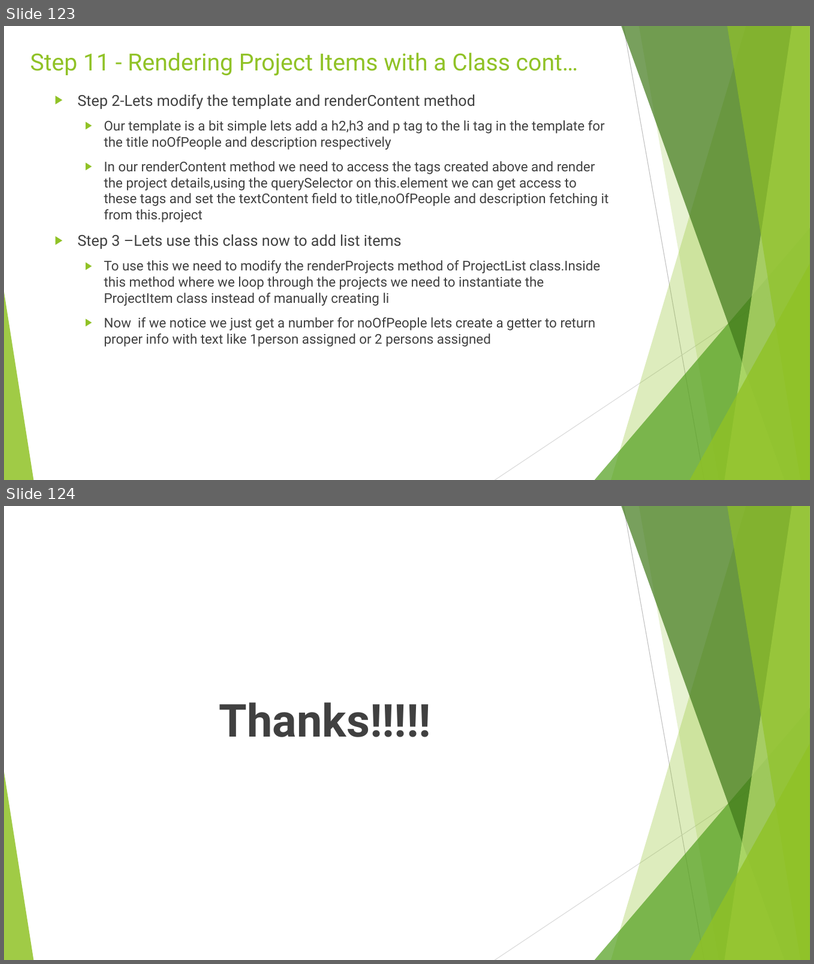
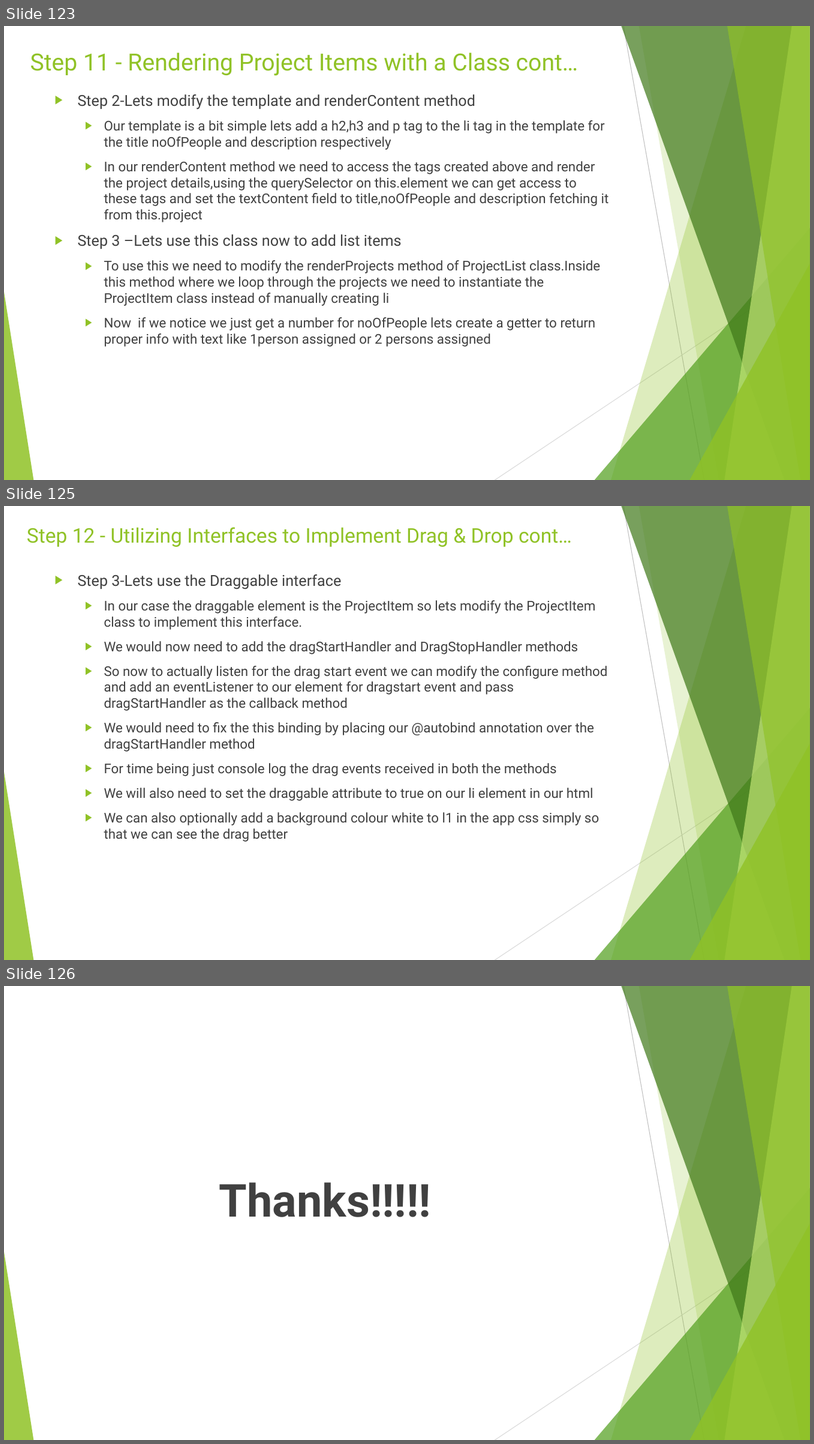
Before and after one commit to rudhrainfogain/TypeScript, a slide deck: PPT/TypeScriptv9.pptx. Shown one above the other, each under a label of ours: slides 123 and 124 before the commit, slides 123, 125 and 126 after it; the slides between them are not shown. The pictures are 814x964 and 814x1444 pixels, drawn with LibreOffice and Linux fonts; fonts in the diff are those of the drawing. Boxes give left, top, right and bottom in pixels: in the first picture for what was removed or moved away, otherwise in the second. Text is boxed around its words. In the diff, an @@ line names an element or a change of style, - is before the commit and + after.

Commit message:
Step 12 - Utilizing Interfaces to Implement Drag & Drop

```diff
--- a/PPT/TypeScriptv9.pptx
+++ b/PPT/TypeScriptv9.pptx
@@ slide 125 added at (4, 506, 810, 960), background #FFFFFF; not listed: 10 template elements that a slide beside it also shows @@
@@ title added at (27, 527, 572, 547), 24 pt, text #90C226 @@
+Step 12 - Utilizing Interfaces to Implement Drag & Drop cont…
@@ text added at (78, 574, 608, 841), 16 pt, text #404040 @@
+▶ Step 3-Lets use the Draggable interface
+  ▶ In our case the draggable element is the ProjectItem so lets modify the ProjectItem class to implement this interface.
+  ▶ We would now need to add the dragStartHandler and DragStopHandler methods
+  ▶ So now to actually listen for the drag start event we can modify the configure method and add an eventListener to our element for dragstart event and pass dragStartHandler as the callback method
+  ▶ We would need to fix the this binding by placing our @autobind annotation over the dragStartHandler method
+  ▶ For time being just console log the drag events received in both the methods
+  ▶ We will also need to set the draggable attribute to true on our li element in our html
+  ▶ We can also optionally add a background colour white to l1 in the app css simply so that we can see the drag better
@@ what was slide 124 is now slide 126 @@
```
Also in this commit, not shown: 1 other slide added, 4 other files.
